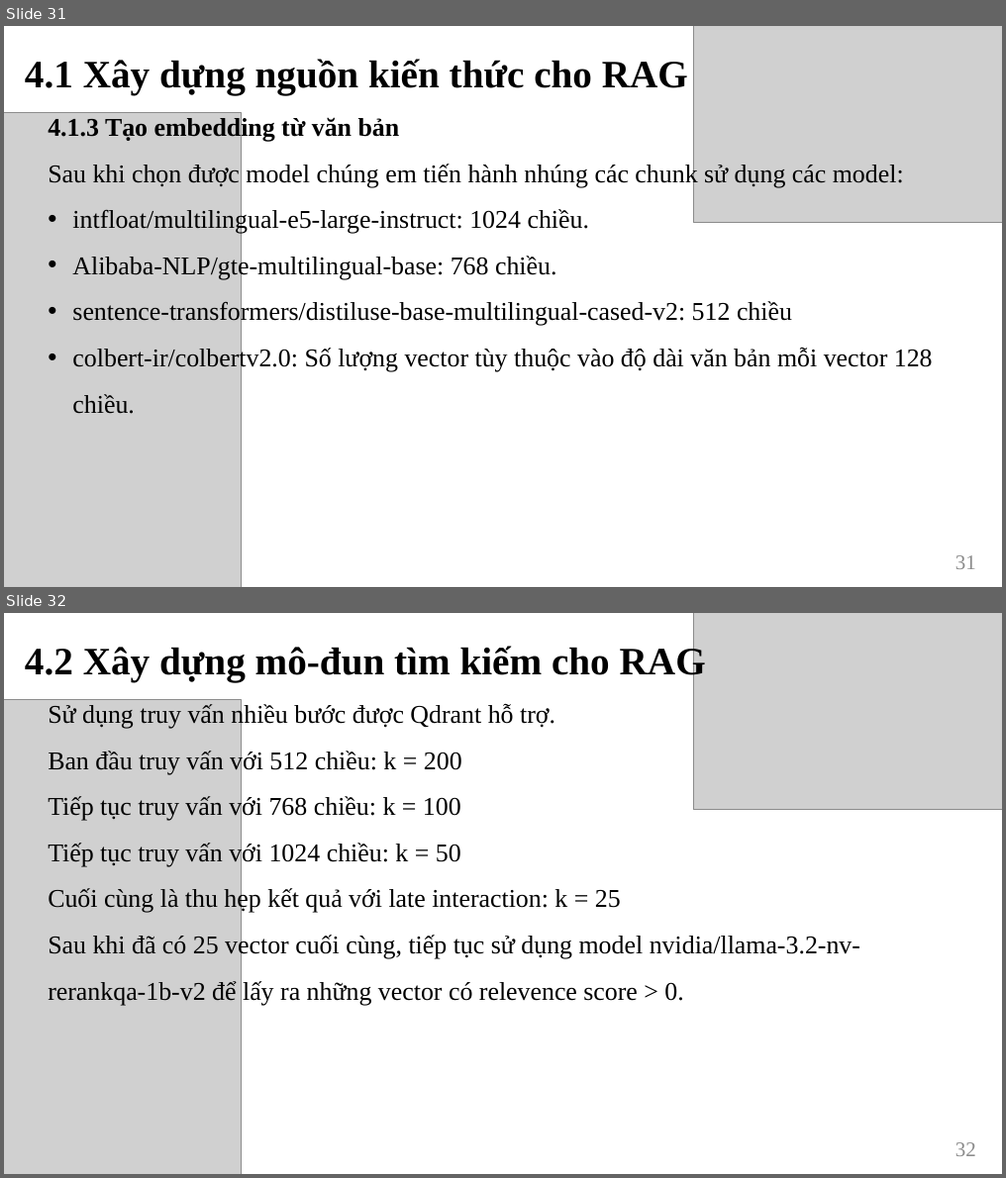
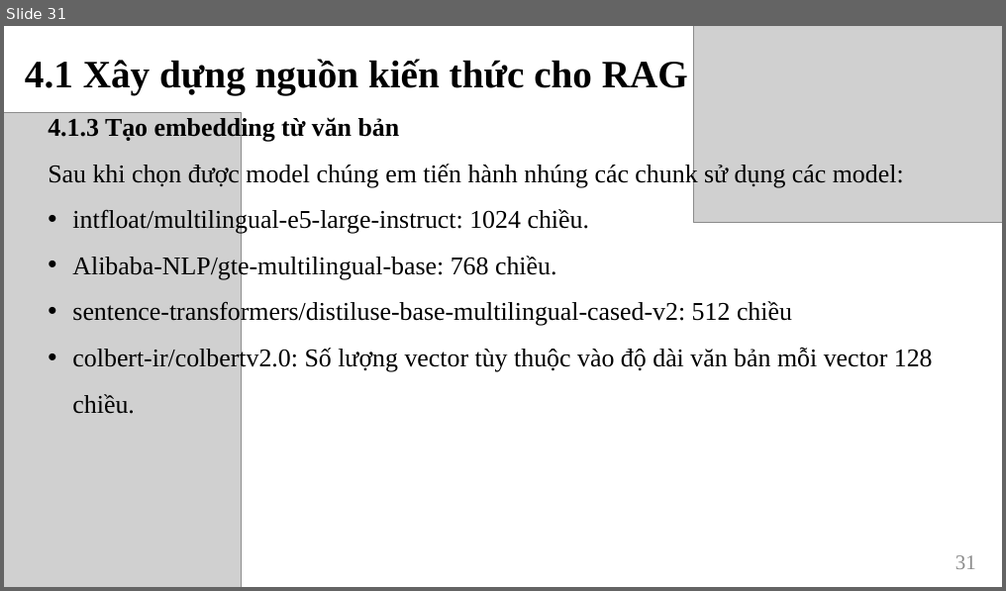
Before and after one commit to CaoThanhNammm/khoa_luan_2025_2026, a slide deck: SlideLVTN2025-Nhom11.pptx. Shown one above the other, each under a label of ours: slides 31 and 32 before the commit, slide 31 after it. The pictures are 1006x1178 and 1006x591 pixels, drawn with LibreOffice and Linux fonts; fonts in the diff are those of the drawing; grey boxes stand for pictures. Boxes give left, top, right and bottom in pixels: in the first picture for what was removed or moved away, otherwise in the second. Text is boxed around its words. In the diff, an @@ line names an element or a change of style, - is before the commit and + after.

```diff
--- a/SlideLVTN2025-Nhom11.pptx
+++ b/SlideLVTN2025-Nhom11.pptx
@@ slide 32 removed at bbox=[4, 613, 1002, 1174], background #FFFFFF @@
@@ picture removed at bbox=[693, 613, 1002, 809] @@
@@ text removed at bbox=[25, 645, 706, 682] @@
-4.2 Xây dựng mô-đun tìm kiếm cho RAG
@@ picture removed at bbox=[4, 700, 241, 1174] @@
@@ text removed at bbox=[48, 702, 860, 1006] @@
-Sử dụng truy vấn nhiều bước được Qdrant hỗ trợ.
-Ban đầu truy vấn với 512 chiều: k = 200
-Tiếp tục truy vấn với 768 chiều: k = 100
-Tiếp tục truy vấn với 1024 chiều: k = 50
-Cuối cùng là thu hẹp kết quả với late interaction: k = 25
-Sau khi đã có 25 vector cuối cùng, tiếp tục sử dụng model nvidia/llama-3.2-nv-rerankqa-1b-v2 để lấy ra những vector có relevence score > 0.
@@ page number removed at bbox=[955, 1143, 976, 1157] @@
-32
```
Also in this commit, not shown: 6 slides changed, 45 other files.
